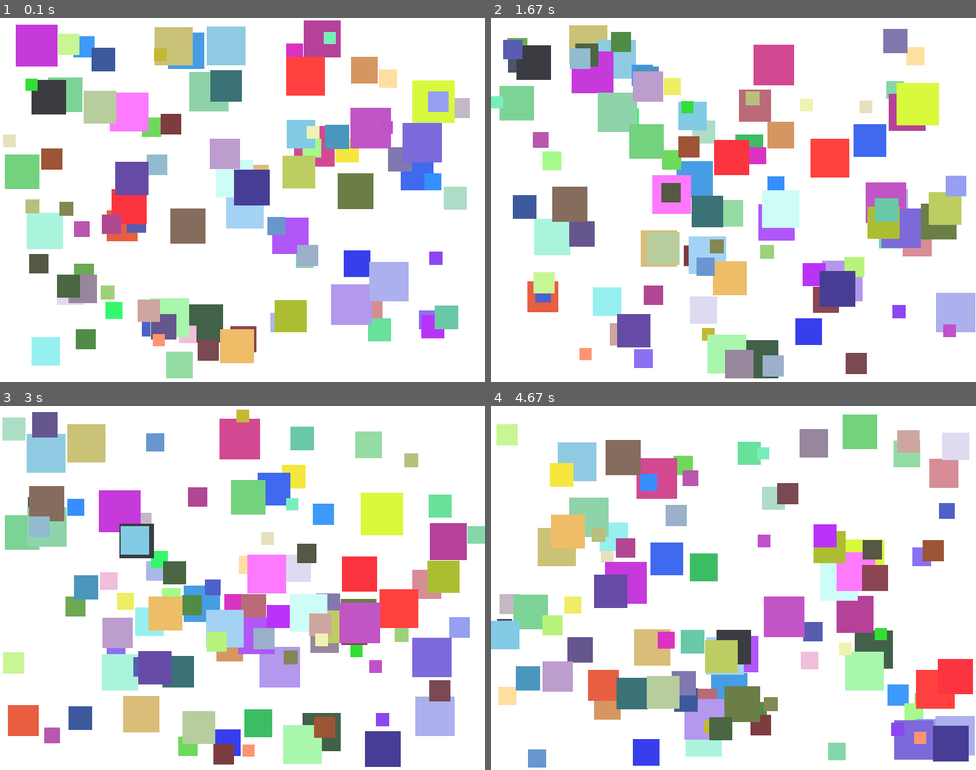
Above: before the commit, frames 1-4 (two rows, left to right).
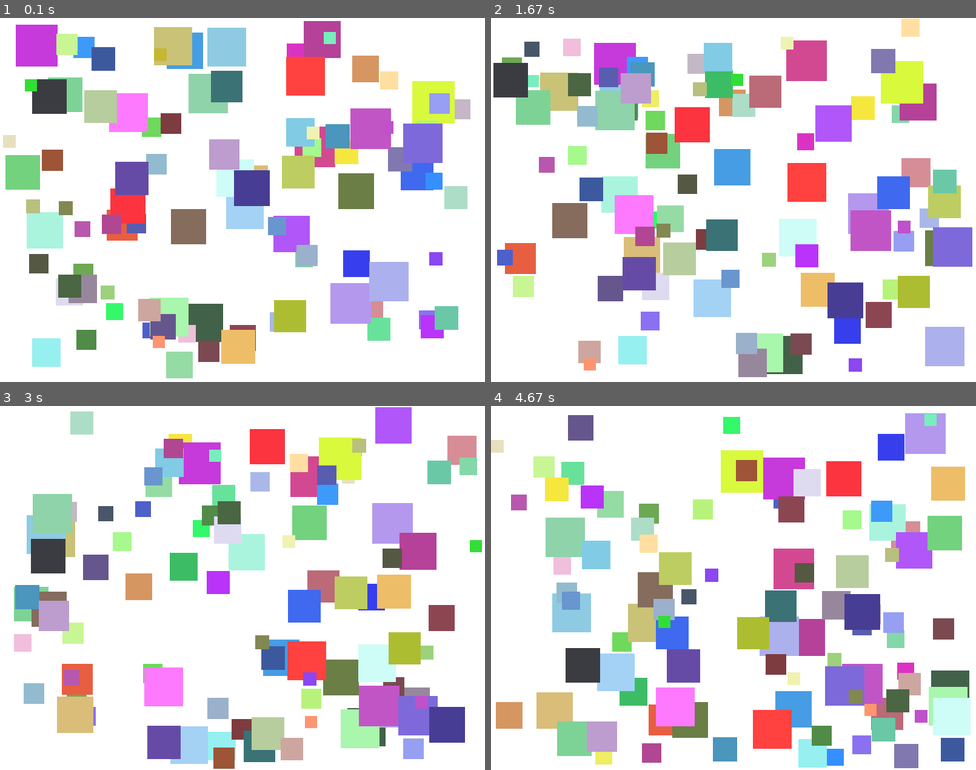
Above: after the commit, the same moments.

Repository: kangyoussef95-max/lab8-pygame
Game: pygame game, started from main.py
The game is run twice, just before and just after one commit, with the same random seed, the same clock (stepped at 60 frames per second) and the same inputs.
Inputs:
- Up to frame 1 (0.1 s): no input
- Up to frame 2 (1.67 s): no input
- Up to frame 3 (3 s): no input
- Up to frame 4 (4.67 s): no input

The runs differ from the first frame. In frame 1, 2.3% of the frame differs, in the area x 0-97%, y 0-96%; in frame 2, 48%; in frame 3, 58%, in the area x 0-100%, y 0-100%; in frame 4, 56%.

Commit message:
reimplemented Jitter correctly

Diff:
--- a/main.py
+++ b/main.py
@@ -57,19 +57,43 @@
             random.randint(50, 255),
         )
 
-    def compute_jitter_delta(self) -> tuple[float, float]:
-        """Stub: return small velocity changes to create jitter."""
-        # TODO: Replace this with your jitter logic.
-        return random.uniform(-0.2, 0.2), random.uniform(-0.2, 0.2)
+    def should_apply_jitter(self) -> bool:
+        """Stub: decide whether to jitter this frame or skip it."""
+        # TODO: Return True/False based on your strategy (every frame, or every now and then).
+        return random.random() < 0.1
+
+    def compute_jitter_rotation(self) -> float:
+        """Stub: return a small rotation angle in radians."""
+        # TODO: Return a small random angle, e.g. between -max_angle and +max_angle.
+        max_angle_degrees = 5.0
+        return math.radians(random.uniform(-max_angle_degrees, max_angle_degrees))
+
+    def rotate_velocity(self, angle_radians: float) -> None:
+        """Stub: rotate (vx, vy) by angle_radians while preserving speed."""
+        # TODO: Use a 2D rotation matrix to rotate self.vx/self.vy.
+        # vx' = vx*cos(a) - vy*sin(a)
+        # vy' = vx*sin(a) + vy*cos(a)
+        cos_a = math.cos(angle_radians)
+        sin_a = math.sin(angle_radians)
+
+        new_vx = self.vx * cos_a - self.vy * sin_a
+        new_vy = self.vx * sin_a + self.vy * cos_a
+
+        self.vx = new_vx
+        self.vy = new_vy
 
     def apply_jitter(self) -> None:
-        """Stub: apply jitter deltas to velocity before movement."""
+        """Stub: apply jitter as a small rotation of the speed vector."""
         if not JITTER_ENABLED:
             return
 
-        jitter_x, jitter_y = self.compute_jitter_delta()
-        self.vx += jitter_x
-        self.vy += jitter_y
+        # TODO: If should_apply_jitter() is True, compute angle and rotate velocity.
+        # if self.should_apply_jitter():
+        #     angle = self.compute_jitter_rotation()
+        #     self.rotate_velocity(angle)
+        if self.should_apply_jitter():
+            angle = self.compute_jitter_rotation()
+            self.rotate_velocity(angle)
 
     def clamp_speed(self) -> None:
         """Clamp total velocity magnitude so it does not exceed this square's max_speed."""
